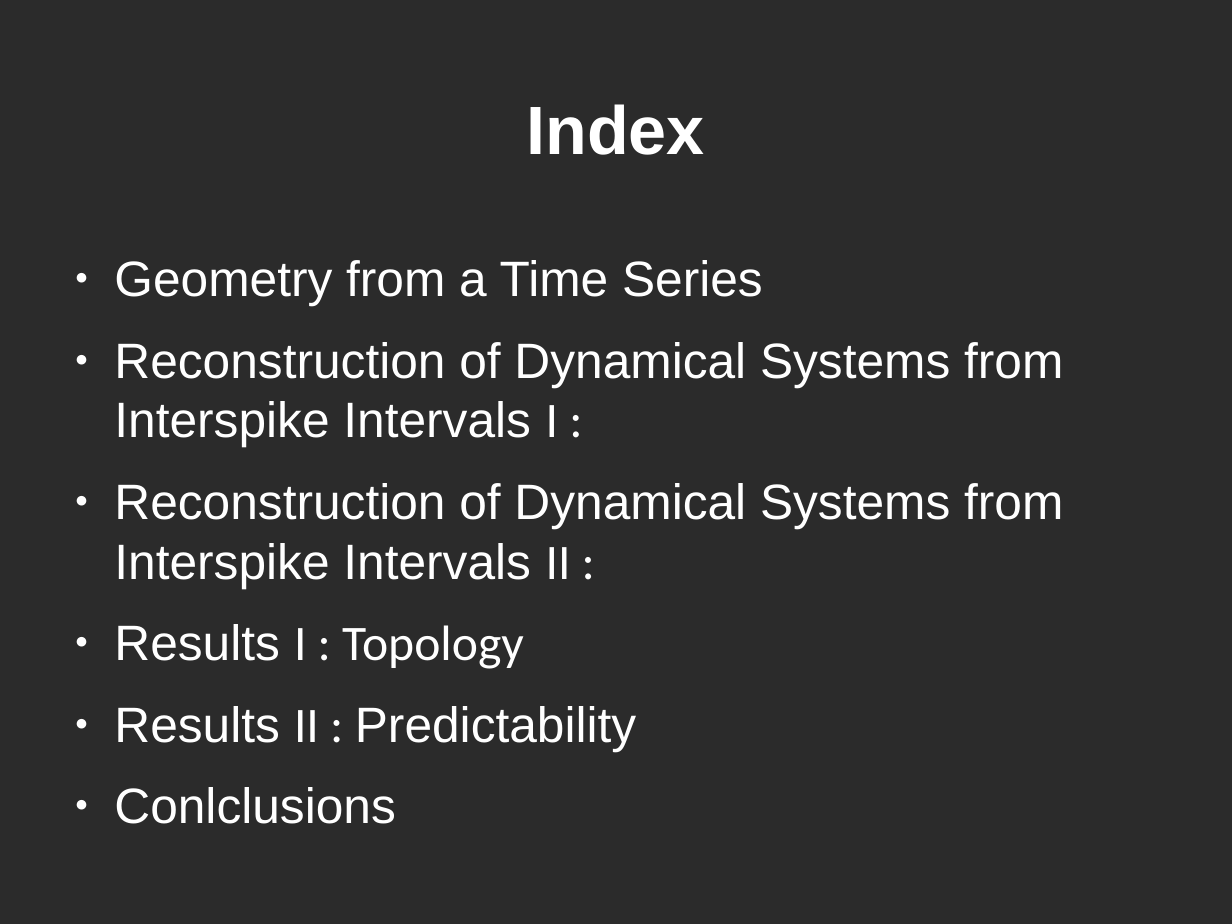
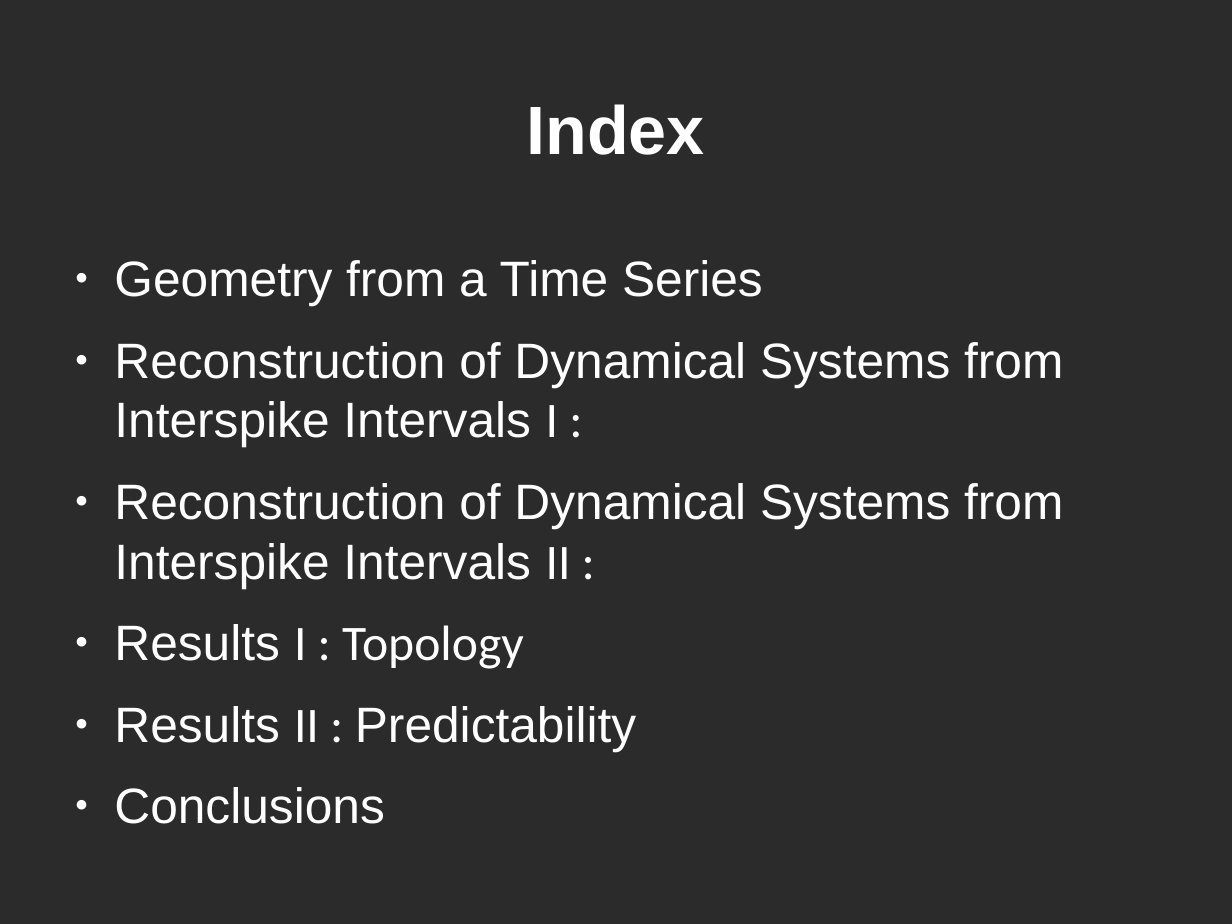
Before and after one commit to aarcascuerda/Reconstruction-of-dynamical-systems-from-ISIs, a slide deck: slide 2 of presentation/presentation.odp. Drawn at 1232x924 pixels with LibreOffice and Linux fonts; fonts in the diff are those of the drawing; background and template pictures are left out; a plain dark background stands for a picture behind light text. Boxes give left, top, right and bottom in pixels: in the first picture for what was removed or moved away, otherwise in the second. Text is boxed around its words. In the diff, an @@ line names an element or a change of style, - is before the commit and + after.

```diff
--- a/presentation/presentation.odp
+++ b/presentation/presentation.odp
@@ text at (114, 787, 385, 824): text changed @@
-● Conlclusions
+● Conclusions
```
Also in this commit, not shown: 1 other slide changed, 3 slides added, 1 slide removed, 2 other files.
